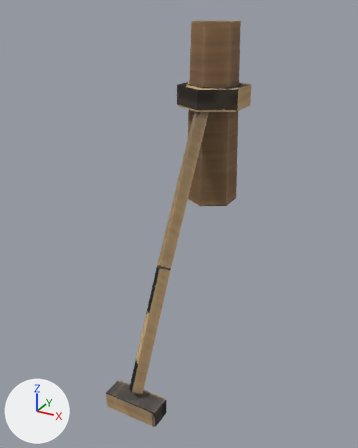
Before and after pictures for a commit that changed the glTF model client/public/city/raft-moor-age1.glb.
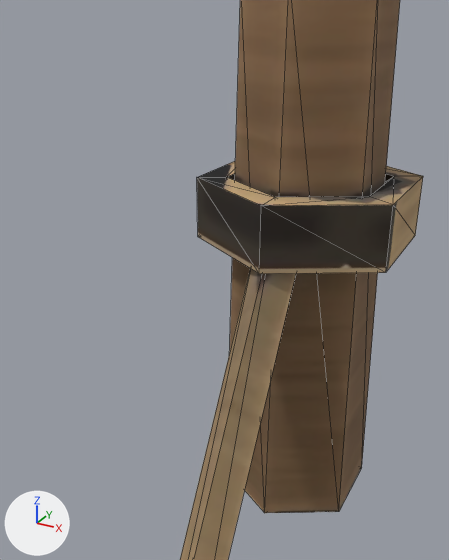
Each version appears first whole from a 50 mm camera at (0.312, -0.672, 0.279) aimed at (-0.001, -0.103, -0.006), and next in a close-up from a 50 mm camera at (0.105, -0.275, 0.249) aimed at (-0.024, -0.041, 0.132). Arrows for +X, +Y and +Z are at lower left; the lights stay in place. The first two pictures are the older version. The close-ups show mesh edges as thin lines. Where no turn or scale is listed for an object, it has been applied to the vertices. Vertices at exactly the same position are counted once.

The first close-up shows 'raft-moor-age1'.
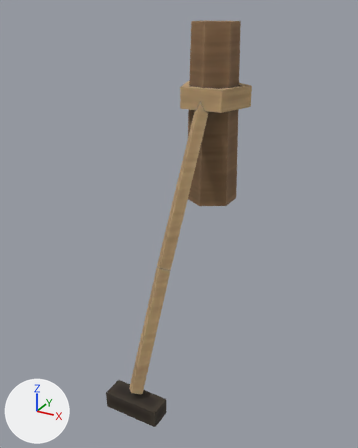
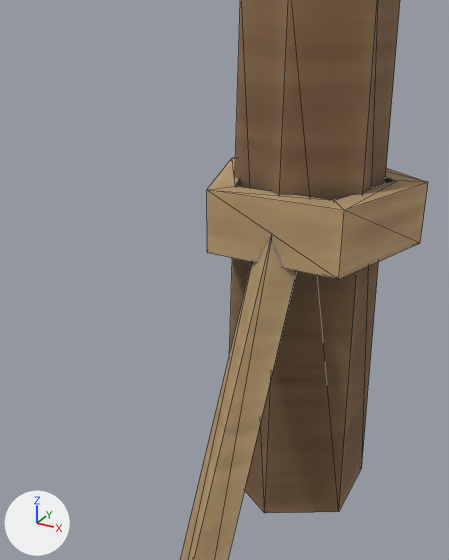
What the commit changed:
me_raft_moor_age1 is used by ob_raft_moor_age1; location (0.0, -0.0955, 0.0087).
me_raft_moor_age1 had 58 vertices, 104 faces and spanned x -0.047..0.047, y -0.149..0.149, z -0.251..0.251.
me_raft_moor_age1 now has 54 vertices, 96 faces and spans x -0.051..0.051, y -0.149..0.149, z -0.251..0.251.
Part 1, on me_raft_moor_age1:
4 vertices are removed from x 0.0, y 0.041..0.055, z 0.136..0.166.
16 faces are deleted.
16 vertices move from x -0.047..0.047, y 0.068..0.123, z 0.136..0.166 to x -0.051..0.051, y 0.052..0.112, z 0.136..0.166.
8 new faces join them.
me_raft_moor_age1 part 2: 62 kept faces spanning x -0.051..0.051, y -0.149..0.149, z -0.251..0.166 get new texture (UV) coordinates.

Changed parts and their boxes (x1, y1, x2, y2) in the close-ups (449 x 560 px; the box of a moved part takes in the faces that stretch with it):
'raft-moor-age1', reshaped: before (180, 0, 423, 560); after (180, 0, 428, 560)
part 1 of me_raft_moor_age1, moved or reshaped: before (197, 161, 423, 274); after (207, 158, 428, 279)
part 2 of me_raft_moor_age1, surface changed: (186, 161, 423, 560) in both
